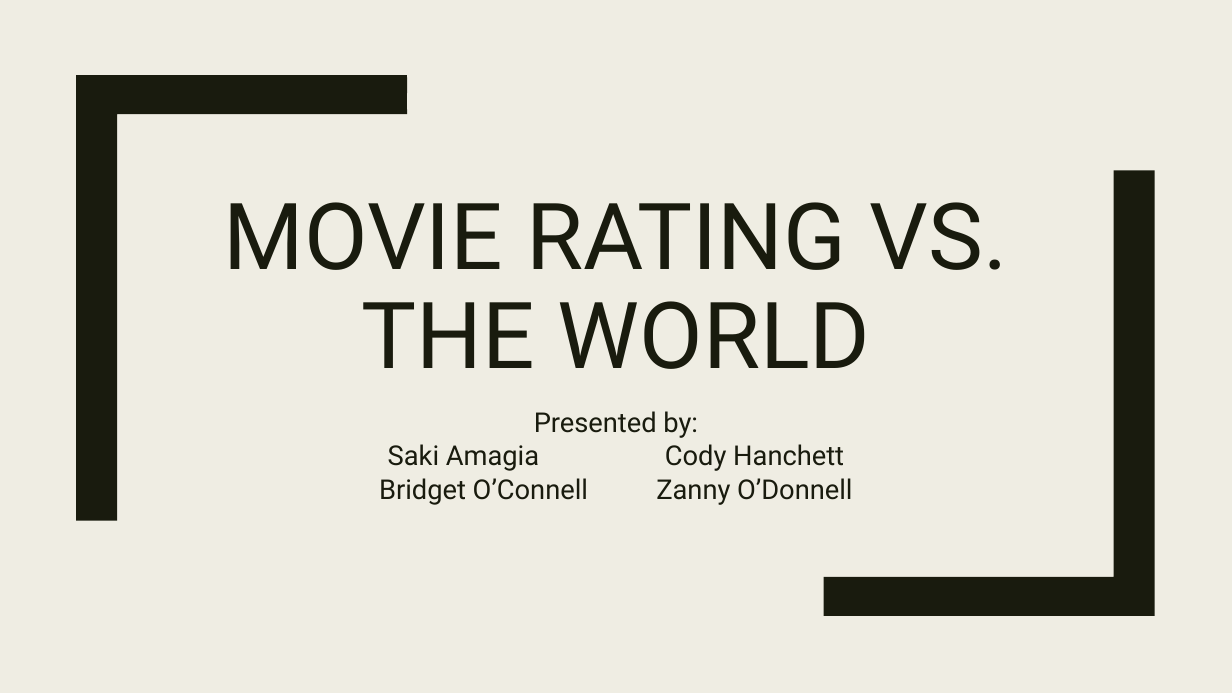
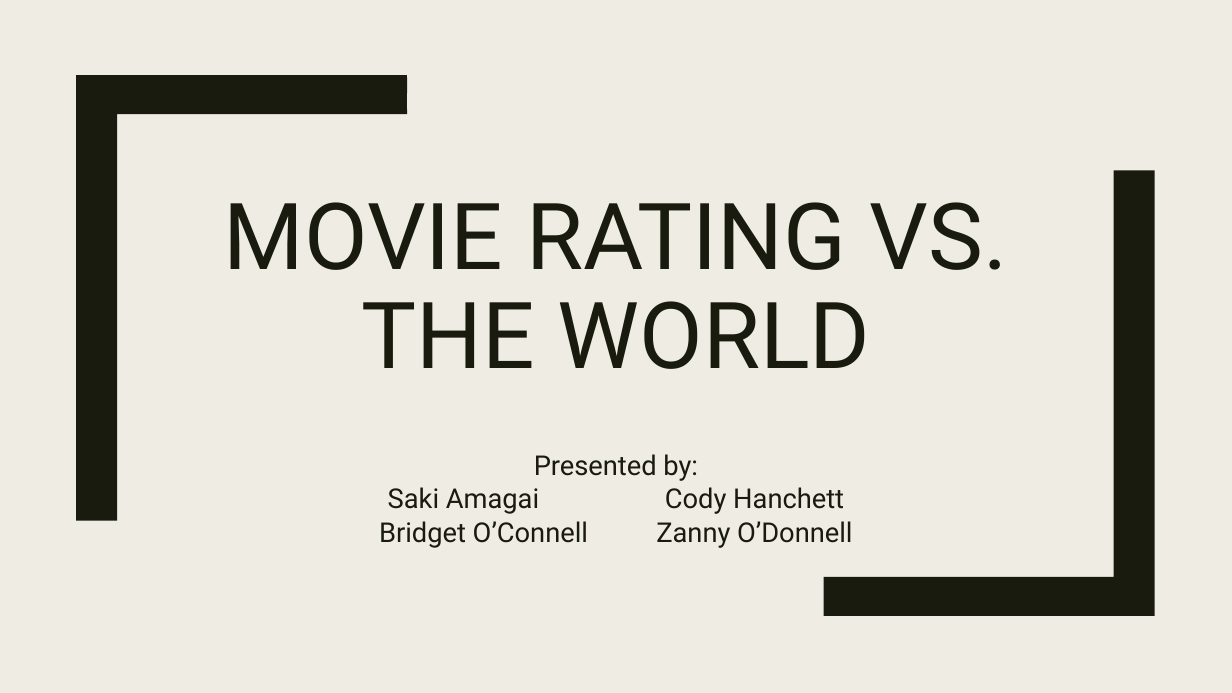
Before and after one commit to Zannyo/data-project-1, a slide deck: slide 1 of Presentation.pptx. Drawn at 1232x693 pixels with LibreOffice and Linux fonts; fonts in the diff are those of the drawing. Boxes give left, top, right and bottom in pixels: in the first picture for what was removed or moved away, otherwise in the second. Text is boxed around its words. In the diff, an @@ line names an element or a change of style, - is before the commit and + after.

```diff
--- a/Presentation.pptx
+++ b/Presentation.pptx
@@ subtitle "Presented by:": place and size @@
-subtitle "Presented by:" at box(379, 411, 852, 505)
+subtitle "Presented by:" at box(379, 454, 852, 548)
@@ subtitle at box(388, 487, 844, 514): text changed @@
-Saki Amagia Cody Hanchett
+Saki Amagai Cody Hanchett
```
Also in this commit, not shown: 4 other slides changed, 24 slides added, 1 slide removed, 2 other files.
